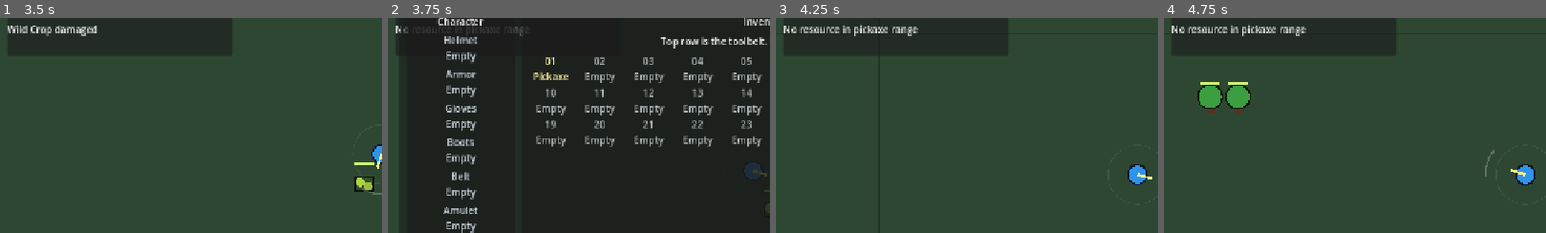
Above: before the commit, frames 1-4 (left to right).
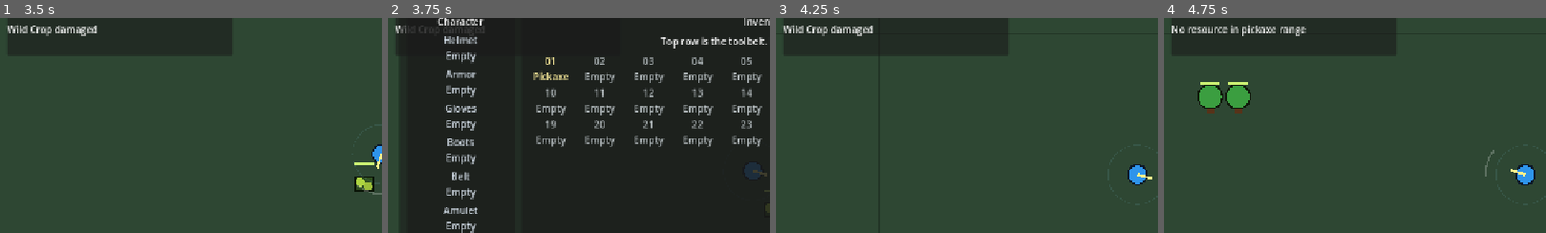
Above: after the commit, the same moments.

Repository: ProninNikita/game-idk
Game: Godot game, scene res://scenes/main/main.tscn
The game is run twice, just before and just after one commit, with the same random seed, the same clock (stepped at 60 frames per second) and the same inputs.
Inputs (mouse positions are % of the whole screen's width and height, from its top left):
- Up to frame 1 (3.5 s): tap Enter at 0.5 s; move the mouse to (72, 45) at 0.52 s; hold D (move_right) 0.53-1.28 s; click (72, 45) at 0.6 s; tap E (interact) at 0.8, 1.35, 2.3, 2.85 s; move the mouse to (30, 55) at 1.27 s; hold S (move_down) 1.28-2.03 s; click (30, 55) at 1.55 s; move the mouse to (60, 28) at 2.02 s; hold D (move_right) 2.03-2.78 s; click (60, 28) at 2.1 s; move the mouse to (45, 70) at 2.77 s; hold W (move_up) from 2.78 s (still down); click (45, 70) at 3.05 s
- Up to frame 2 (3.75 s): move the mouse to (80, 65) at 3.52 s; release W (move_up) at 3.53 s; hold A (move_left) from 3.53 s (still down); tap I at 3.6 s; click (80, 65) at 3.67 s
- Up to frame 3 (4.25 s): keep holding A (move_left); tap E (interact) at 3.8 s; tap Tab (inventory) at 4.15 s
- Up to frame 4 (4.75 s): keep holding A (move_left); move the mouse to (20, 35) at 4.27 s; click (20, 35) at 4.35 s
The pictures show only the part of the screen within x 0-50%, y 14-64%; the shares and areas given below are measured in that part.

Frame 1 is identical in both runs. In frame 2, 0.2% of the frame differs, in the area x 2-37%, y 3-9%; in frame 3, 0.9%, in the area x 2-38%, y 3-9%; in frame 4, nothing differs.

Commit message:
Address early architecture review issues

Diff:
--- a/scripts/main/main.gd
+++ b/scripts/main/main.gd
@@ -20,6 +20,7 @@
 	hud.connect("build_requested", Callable(player, "start_building_placement"))
 	hud.connect("station_recipe_requested", Callable(player, "start_station_recipe"))
 	hud.connect("station_close_requested", Callable(player, "close_station_ui"))
+	hud.connect("gameplay_input_block_changed", Callable(player, "set_gameplay_input_blocked"))
 
 	hud.call("set_world_info", world.get("map_size"), world.call("get_resource_count"))
 	hud.call("set_inventory", player.call("get_inventory_snapshot"))
--- a/scripts/player/inventory_component.gd
+++ b/scripts/player/inventory_component.gd
@@ -48,6 +48,41 @@
 
 	_ensure_slots()
 	_ensure_starting_pickaxe()
+	return _remove_item_internal(item_id, amount, true)
+
+
+func can_remove_items(cost: Dictionary) -> bool:
+	_ensure_slots()
+	_ensure_starting_pickaxe()
+
+	for item_id_value: Variant in cost.keys():
+		var item_id: StringName = StringName(item_id_value)
+		var required: int = int(cost[item_id_value])
+		if required <= 0:
+			continue
+		if _get_removable_count(item_id) < required:
+			return false
+
+	return true
+
+
+func try_remove_items(cost: Dictionary) -> bool:
+	if not can_remove_items(cost):
+		return false
+
+	for item_id_value: Variant in cost.keys():
+		var item_id: StringName = StringName(item_id_value)
+		var required: int = int(cost[item_id_value])
+		if required > 0:
+			_remove_item_internal(item_id, required, false)
+
+	changed.emit(get_items())
+	return true
+
+
+func _remove_item_internal(item_id: StringName, amount: int, emit_changed: bool) -> int:
+	if amount <= 0:
+		return 0
 
 	var remaining: int = amount
 	var removed: int = 0
@@ -76,8 +111,21 @@
 			slot["amount"] = slot_amount
 			slots[i] = slot
 
-	changed.emit(get_items())
+	if emit_changed:
+		changed.emit(get_items())
 	return removed
+
+
+func _get_removable_count(item_id: StringName) -> int:
+	var total: int = 0
+	for slot: Dictionary in slots:
+		if slot.is_empty():
+			continue
+		if bool(slot.get("locked", false)):
+			continue
+		if StringName(slot.get("item_id", &"")) == item_id:
+			total += int(slot.get("amount", 0))
+	return total
 
 
 func get_count(item_id: StringName) -> int:
--- a/scripts/player/player_controller.gd
+++ b/scripts/player/player_controller.gd
@@ -43,6 +43,7 @@
 var world: Node = null
 var pending_building_id: StringName = &""
 var active_station: BuildingInstance = null
+var gameplay_input_blocked: bool = false
 var _cooldown_left: float = 0.0
 var _last_hint_time: float = 0.0
 var _pickup_left: float = 0.0
@@ -73,12 +74,15 @@
 		_pickup_left = pickup_interval
 		_try_pickup_ground_items()
 
-	if pending_building_id != &"" and Input.is_action_just_pressed("attack"):
+	var attack_pressed: bool = Input.is_action_just_pressed("attack") and not gameplay_input_blocked and not _is_mouse_over_ui()
+	var interact_pressed: bool = Input.is_action_just_pressed("interact") and not gameplay_input_blocked
+
+	if pending_building_id != &"" and attack_pressed:
 		_try_place_pending_building()
-	elif Input.is_action_just_pressed("interact"):
+	elif interact_pressed:
 		if not _try_open_station():
 			_try_harvest()
-	elif Input.is_action_just_pressed("attack"):
+	elif attack_pressed:
 		_try_harvest()
 
 	if pending_building_id != &"" and Input.is_action_just_pressed("ui_cancel"):
@@ -110,6 +114,10 @@
 	return inventory.get_slots()
 
 
+func set_gameplay_input_blocked(blocked: bool) -> void:
+	gameplay_input_blocked = blocked
+
+
 func start_building_placement(building_id: StringName) -> void:
 	if world == null:
 		_emit_temporary_hint("World is not ready")
@@ -162,7 +170,11 @@
 		_refresh_active_station_ui()
 		return
 
-	_pay_recipe_inputs(recipe)
+	if not _pay_recipe_inputs(recipe):
+		_emit_temporary_hint("Need %s" % _format_recipe_inputs(recipe))
+		_refresh_active_station_ui()
+		return
+
 	var started: bool = active_station.start_craft(recipe_id)
 	if not started:
 		_refund_recipe_inputs(recipe)
@@ -215,9 +227,13 @@
 		_emit_temporary_hint("Need %s" % _format_building_cost(pending_building_id))
 		return
 
-	_pay_building_cost(pending_building_id)
+	if not _pay_building_cost(pending_building_id):
+		_emit_temporary_hint("Need %s" % _format_building_cost(pending_building_id))
+		return
+
 	var placed: bool = bool(world.call("place_building", pending_building_id, grid_position))
 	if not placed:
+		_refund_building_cost(pending_building_id)
 		_emit_temporary_hint("Cannot build there")
 		return
 
@@ -369,6 +385,10 @@
 
 func _sort_ground_items_by_distance(a: Node, b: Node) -> bool:
 	return global_position.distance_squared_to(a.global_position) < global_position.distance_squared_to(b.global_position)
+
+
+func _is_mouse_over_ui() -> bool:
+	return get_viewport().gui_get_hovered_control() != null
 
 
 func _on_inventory_changed(items: Dictionary) -> void:
@@ -416,20 +436,12 @@
 
 func _has_recipe_inputs(recipe: Dictionary) -> bool:
 	var inputs: Dictionary = recipe.get("inputs", {}) as Dictionary
-	for item_id_value: Variant in inputs.keys():
-		var item_id: StringName = StringName(item_id_value)
-		var required: int = int(inputs[item_id_value])
-		if inventory.get_count(item_id) < required:
-			return false
-	return true
-
-
-func _pay_recipe_inputs(recipe: Dictionary) -> void:
+	return inventory.can_remove_items(inputs)
+
+
+func _pay_recipe_inputs(recipe: Dictionary) -> bool:
 	var inputs: Dictionary = recipe.get("inputs", {}) as Dictionary
-	for item_id_value: Variant in inputs.keys():
-		var item_id: StringName = StringName(item_id_value)
-		var required: int = int(inputs[item_id_value])
-		inventory.remove_item(item_id, required)
+	return inventory.try_remove_items(inputs)
 
 
 func _refund_recipe_inputs(recipe: Dictionary) -> void:
@@ -478,12 +490,13 @@
 	if output_item_id == &"" or output_amount <= 0:
 		return
 
-	var leftover: int = inventory.add_item_with_leftover(output_item_id, output_amount)
-	if leftover > 0 and world != null and world.has_method("spawn_ground_item"):
+	if world != null and world.has_method("spawn_ground_item"):
 		var drop_position: Vector2 = global_position
 		if station is Node2D:
 			drop_position = (station as Node2D).global_position
-		world.call("spawn_ground_item", output_item_id, leftover, drop_position, _get_item_debug_color(output_item_id))
+		world.call("spawn_ground_item", output_item_id, output_amount, drop_position, _get_item_debug_color(output_item_id))
+	else:
+		inventory.add_item_with_leftover(output_item_id, output_amount)
 
 	_emit_temporary_hint("Crafted %s" % _format_item_name(output_item_id))
 	if active_station != null and station == active_station:
@@ -536,24 +549,28 @@
 		return true
 
 	var cost: Dictionary = BUILDING_COSTS[building_id] as Dictionary
-	for item_id: Variant in cost.keys():
-		var typed_item_id: StringName = StringName(item_id)
-		var required: int = int(cost[item_id])
-		if inventory.get_count(typed_item_id) < required:
-			return false
-
-	return true
-
-
-func _pay_building_cost(building_id: StringName) -> void:
+	return inventory.can_remove_items(cost)
+
+
+func _pay_building_cost(building_id: StringName) -> bool:
 	if not BUILDING_COSTS.has(building_id):
-		return
+		return true
 
 	var cost: Dictionary = BUILDING_COSTS[building_id] as Dictionary
-	for item_id: Variant in cost.keys():
-		var typed_item_id: StringName = StringName(item_id)
-		var required: int = int(cost[item_id])
-		inventory.remove_item(typed_item_id, required)
+	return inventory.try_remove_items(cost)
+
+
+func _refund_building_cost(building_id: StringName) -> void:
+	if not BUILDING_COSTS.has(building_id):
+		return
+
+	var cost: Dictionary = BUILDING_COSTS[building_id] as Dictionary
+	for item_id_value: Variant in cost.keys():
+		var item_id: StringName = StringName(item_id_value)
+		var amount: int = int(cost[item_id_value])
+		var leftover: int = inventory.add_item_with_leftover(item_id, amount)
+		if leftover > 0 and world != null and world.has_method("spawn_ground_item"):
+			world.call("spawn_ground_item", item_id, leftover, global_position, _get_item_debug_color(item_id))
 
 
 func _format_building_cost(building_id: StringName) -> String:
--- a/scripts/ui/hud.gd
+++ b/scripts/ui/hud.gd
@@ -4,6 +4,7 @@
 signal build_requested(building_id: StringName)
 signal station_recipe_requested(recipe_id: StringName)
 signal station_close_requested()
+signal gameplay_input_block_changed(blocked: bool)
 
 const TOOLBELT_SLOT_COUNT: int = 9
 
@@ -85,6 +86,7 @@
 
 	_station_window.visible = true
 	_render_station(snapshot)
+	_emit_gameplay_input_block_state()
 
 
 func update_station(snapshot: Dictionary) -> void:
@@ -97,6 +99,7 @@
 	if _station_window == null:
 		return
 	_station_window.visible = false
+	_emit_gameplay_input_block_state()
 
 
 func toggle_inventory_window() -> void:
@@ -106,6 +109,7 @@
 	_inventory_window.visible = not _inventory_window.visible
 	if _inventory_window.visible:
 		_select_category(&"inventory")
+	_emit_gameplay_input_block_state()
 
 
 func _build_status_panel() -> void:
@@ -394,6 +398,7 @@
 	build_requested.emit(building_id)
 	if _inventory_window != null:
 		_inventory_window.visible = false
+	_emit_gameplay_input_block_state()
 
 
 func _request_station_recipe(recipe_id: StringName) -> void:
@@ -495,6 +500,12 @@
 func _clear_children(parent: Node) -> void:
 	for child: Node in parent.get_children():
 		child.queue_free()
+
+
+func _emit_gameplay_input_block_state() -> void:
+	var inventory_open: bool = _inventory_window != null and _inventory_window.visible
+	var station_open: bool = _station_window != null and _station_window.visible
+	gameplay_input_block_changed.emit(inventory_open or station_open)
 
 
 func _build_placeholder_content(title_text: String, body_text: String) -> VBoxContainer:
--- a/scripts/world/resource_node.gd
+++ b/scripts/world/resource_node.gd
@@ -1,5 +1,7 @@
 extends StaticBody2D
 class_name HarvestableResourceNode
+
+signal depleted(grid_position: Vector2i)
 
 var resource_type: StringName = &"tree"
 var display_name: String = "Resource"
@@ -56,6 +58,7 @@
 
 	if health <= 0:
 		_depleted = true
+		depleted.emit(grid_position)
 		remove_from_group("resource_nodes")
 		set_deferred("collision_layer", 0)
 		set_deferred("collision_mask", 0)
--- a/scripts/world/world.gd
+++ b/scripts/world/world.gd
@@ -224,10 +224,15 @@
 
 	var node: HarvestableResourceNode = RESOURCE_NODE_SCENE.instantiate() as HarvestableResourceNode
 	node.setup(resource_type, grid_pos, tile_size, RESOURCE_DEFS[resource_type] as Dictionary)
+	node.depleted.connect(_on_resource_depleted)
 	resource_container.add_child(node)
 	_occupied[key] = true
 	_resource_count += 1
 	return true
+
+
+func _on_resource_depleted(grid_pos: Vector2i) -> void:
+	_occupied.erase(_grid_key(grid_pos))
 
 
 func _can_fit_footprint(grid_position: Vector2i, footprint: Vector2i) -> bool:
Not shown, changed: CHANGELOG.md
Not shown, changed: README.md
Not shown, changed: TODO.md
Not shown, changed: docs/03-systems-design.md
Not shown, changed: docs/04-technical-design.md
